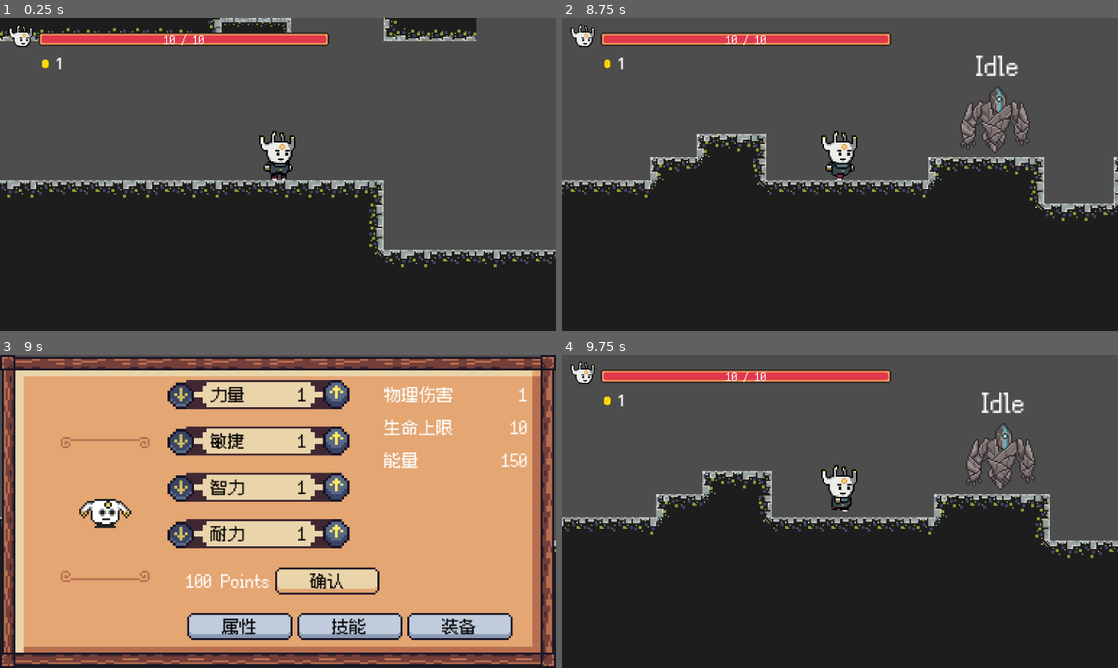
Above: before the commit, frames 1-4 (two rows, left to right).
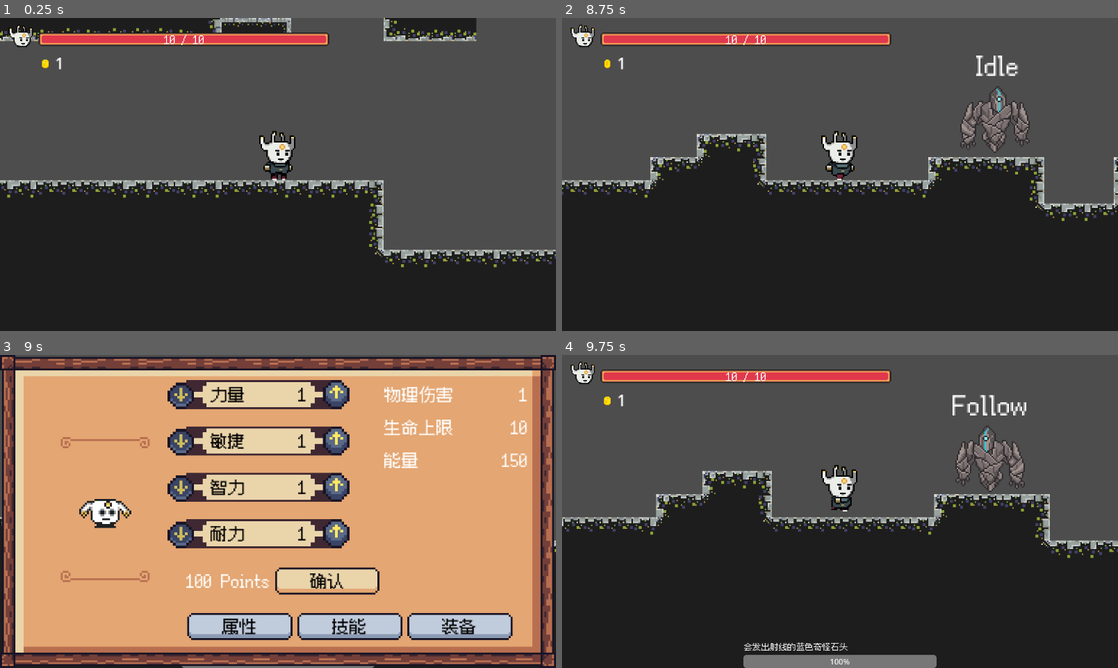
Above: after the commit, the same moments.

Repository: NaxxHua/brain-GD4-prototype
Game: Godot game, scene res://Scenes/main_scene.tscn
The game is run twice, just before and just after one commit, with the same random seed, the same clock (stepped at 60 frames per second) and the same inputs.
Inputs (mouse positions are in pixels of both pictures, inside the frame that each line leads up to):
- Up to frame 1 (0.25 s): no input
- Up to frame 2 (8.75 s): hold V (CharacterSheet) 0.53-1.28 s; hold Right (ui_right) 0.53-2 s; tap V (CharacterSheet) at 1.35, 7.35 s; click (901, 58) at 2.02 s; click (745, 58) at 2.75 s; click "确认" at 3.5 s; click "属性" at 4.25 s; click "技能" at 5 s; click "装备" at 5.75 s; tap Enter at 6.5 s; hold Left (ui_left) 6.53-7.28 s; hold V (CharacterSheet) 6.53-7.28 s; hold Right (ui_right) from 7.28 s (still down); tap Space at 8 s; hold V (CharacterSheet) from 8.03 s (still down)
- Up to frame 3 (9 s): release Right (ui_right) at 8.78 s; release V (CharacterSheet) at 8.78 s; hold Left (ui_left) from 8.78 s (still down); tap V (CharacterSheet) at 8.85 s
- Up to frame 4 (9.75 s): tap Enter at 9.5 s; release Left (ui_left) at 9.53 s; hold Right (ui_right) from 9.53 s (still down); hold V (CharacterSheet) from 9.53 s (still down)

Frames 1-2 are identical in both runs. In frame 3, 0.2% of the frame differs, in the area x 32-68%, y 99-100%; in frame 4, 3.7%, in the area x 32-86%, y 12-100%.

Commit message:
feat: finished states of idle -> follow -> melee (WIP)

Diff:
--- a/Scenes/Enemies/golem_boss.tscn
+++ b/Scenes/Enemies/golem_boss.tscn
@@ -1,27 +1,13 @@
-[gd_scene load_steps=20 format=3 uid="uid://p7mylbegwwkq"]
-
+[gd_scene load_steps=23 format=3 uid="uid://p7mylbegwwkq"]
+
+[ext_resource type="Script" path="res://Scripts/golem_boss.gd" id="1_qd345"]
 [ext_resource type="Texture2D" uid="uid://c0cholrf8su25" path="res://Sprites/Enemies/Mecha-stone Golem 0.1/PNG sheet/Character_sheet.png" id="1_yuxb4"]
 [ext_resource type="Texture2D" uid="uid://cyec3vvxaotuj" path="res://Sprites/Enemies/Mecha-stone Golem 0.1/weapon PNG/Laser_sheet.png" id="2_1okh8"]
 [ext_resource type="Script" path="res://Scripts/state.gd" id="3_ge3kq"]
 [ext_resource type="Theme" uid="uid://cp1yt30lt5sbr" path="res://Theme/BrainInAVat.tres" id="3_k56id"]
 [ext_resource type="Script" path="res://Scripts/FiniteStateMachine.gd" id="5_3t2t3"]
-
-[sub_resource type="Animation" id="Animation_kll0s"]
-resource_name = "laser"
-length = 1.87501
-step = 0.125
-tracks/0/type = "value"
-tracks/0/imported = false
-tracks/0/enabled = true
-tracks/0/path = NodePath("Pivot/Sprite2D:frame")
-tracks/0/interp = 1
-tracks/0/loop_wrap = true
-tracks/0/keys = {
-"times": PackedFloat32Array(0, 0.125, 0.25, 0.375, 0.5, 0.625, 0.75, 0.875, 1, 1.125, 1.25, 1.375, 1.5, 1.625, 1.875),
-"transitions": PackedFloat32Array(1, 1, 1, 1, 1, 1, 1, 1, 1, 1, 1, 1, 1, 1, 1),
-"update": 1,
-"values": [0, 1, 2, 3, 4, 5, 6, 7, 8, 9, 10, 11, 12, 13, 0]
-}
+[ext_resource type="Script" path="res://Scripts/Idle.gd" id="6_w0vp8"]
+[ext_resource type="Script" path="res://Scripts/Follow.gd" id="7_rhxfi"]
 
 [sub_resource type="Animation" id="Animation_h2qqo"]
 length = 0.001
@@ -62,6 +48,136 @@
 "values": [Color(1, 1, 1, 0)]
 }
 
+[sub_resource type="Animation" id="Animation_gs0s1"]
+resource_name = "armor_buff"
+length = 1.25001
+step = 0.125
+tracks/0/type = "value"
+tracks/0/imported = false
+tracks/0/enabled = true
+tracks/0/path = NodePath("Sprite2D:frame")
+tracks/0/interp = 1
+tracks/0/loop_wrap = true
+tracks/0/keys = {
+"times": PackedFloat32Array(0, 0.125, 0.25, 0.375, 0.5, 0.625, 0.75, 0.875, 1, 1.125),
+"transitions": PackedFloat32Array(1, 1, 1, 1, 1, 1, 1, 1, 1, 1),
+"update": 1,
+"values": [60, 61, 62, 63, 64, 65, 66, 67, 68, 69]
+}
+tracks/1/type = "value"
+tracks/1/imported = false
+tracks/1/enabled = true
+tracks/1/path = NodePath("Pivot/Sprite2D:frame")
+tracks/1/interp = 1
+tracks/1/loop_wrap = true
+tracks/1/keys = {
+"times": PackedFloat32Array(0),
+"transitions": PackedFloat32Array(1),
+"update": 1,
+"values": [0]
+}
+
+[sub_resource type="Animation" id="Animation_puokb"]
+resource_name = "block"
+step = 0.125
+tracks/0/type = "value"
+tracks/0/imported = false
+tracks/0/enabled = true
+tracks/0/path = NodePath("Sprite2D:frame")
+tracks/0/interp = 1
+tracks/0/loop_wrap = true
+tracks/0/keys = {
+"times": PackedFloat32Array(0, 0.125, 0.25, 0.375, 0.5, 0.625, 0.75, 0.875),
+"transitions": PackedFloat32Array(1, 1, 1, 1, 1, 1, 1, 1),
+"update": 1,
+"values": [30, 31, 32, 33, 34, 35, 36, 37]
+}
+tracks/1/type = "value"
+tracks/1/imported = false
+tracks/1/enabled = true
+tracks/1/path = NodePath("Pivot/Sprite2D:frame")
+tracks/1/interp = 1
+tracks/1/loop_wrap = true
+tracks/1/keys = {
+"times": PackedFloat32Array(0),
+"transitions": PackedFloat32Array(1),
+"update": 1,
+"values": [0]
+}
+
+[sub_resource type="Animation" id="Animation_txfbn"]
+resource_name = "boss_slained"
+length = 2.0
+tracks/0/type = "value"
+tracks/0/imported = false
+tracks/0/enabled = true
+tracks/0/path = NodePath("UI/Label:self_modulate")
+tracks/0/interp = 1
+tracks/0/loop_wrap = true
+tracks/0/keys = {
+"times": PackedFloat32Array(0, 0.5, 1.5, 2),
+"transitions": PackedFloat32Array(1, 1, 1, 1),
+"update": 0,
+"values": [Color(1, 1, 1, 0), Color(1, 1, 1, 1), Color(1, 1, 1, 1), Color(1, 1, 1, 0)]
+}
+
+[sub_resource type="Animation" id="Animation_aa1gt"]
+resource_name = "death"
+length = 1.75001
+step = 0.125
+tracks/0/type = "value"
+tracks/0/imported = false
+tracks/0/enabled = true
+tracks/0/path = NodePath("Sprite2D:frame")
+tracks/0/interp = 1
+tracks/0/loop_wrap = true
+tracks/0/keys = {
+"times": PackedFloat32Array(0, 0.125, 0.25, 0.375, 0.5, 0.625, 0.75, 0.875, 1, 1.125, 1.25, 1.375, 1.5, 1.625),
+"transitions": PackedFloat32Array(1, 1, 1, 1, 1, 1, 1, 1, 1, 1, 1, 1, 1, 1),
+"update": 1,
+"values": [70, 71, 72, 73, 74, 75, 76, 77, 78, 79, 80, 81, 82, 83]
+}
+tracks/1/type = "value"
+tracks/1/imported = false
+tracks/1/enabled = true
+tracks/1/path = NodePath("Pivot/Sprite2D:frame")
+tracks/1/interp = 1
+tracks/1/loop_wrap = true
+tracks/1/keys = {
+"times": PackedFloat32Array(0),
+"transitions": PackedFloat32Array(1),
+"update": 1,
+"values": [0]
+}
+
+[sub_resource type="Animation" id="Animation_yarq5"]
+resource_name = "glowing"
+step = 0.125
+tracks/0/type = "value"
+tracks/0/imported = false
+tracks/0/enabled = true
+tracks/0/path = NodePath("Sprite2D:frame")
+tracks/0/interp = 1
+tracks/0/loop_wrap = true
+tracks/0/keys = {
+"times": PackedFloat32Array(0, 0.125, 0.25, 0.375, 0.5, 0.625, 0.75, 0.875),
+"transitions": PackedFloat32Array(1, 1, 1, 1, 1, 1, 1, 1),
+"update": 1,
+"values": [10, 11, 12, 13, 14, 15, 16, 17]
+}
+tracks/1/type = "value"
+tracks/1/imported = false
+tracks/1/enabled = true
+tracks/1/path = NodePath("Pivot/Sprite2D:frame")
+tracks/1/interp = 1
+tracks/1/loop_wrap = true
+tracks/1/keys = {
+"times": PackedFloat32Array(0),
+"transitions": PackedFloat32Array(1),
+"update": 1,
+"values": [0]
+}
+
 [sub_resource type="Animation" id="Animation_m5t35"]
 resource_name = "idle"
 length = 0.500013
@@ -92,77 +208,38 @@
 "values": [0]
 }
 
-[sub_resource type="Animation" id="Animation_yarq5"]
-resource_name = "glowing"
-step = 0.125
-tracks/0/type = "value"
-tracks/0/imported = false
-tracks/0/enabled = true
-tracks/0/path = NodePath("Sprite2D:frame")
-tracks/0/interp = 1
-tracks/0/loop_wrap = true
-tracks/0/keys = {
-"times": PackedFloat32Array(0, 0.125, 0.25, 0.375, 0.5, 0.625, 0.75, 0.875),
-"transitions": PackedFloat32Array(1, 1, 1, 1, 1, 1, 1, 1),
-"update": 1,
-"values": [10, 11, 12, 13, 14, 15, 16, 17]
-}
-tracks/1/type = "value"
-tracks/1/imported = false
-tracks/1/enabled = true
-tracks/1/path = NodePath("Pivot/Sprite2D:frame")
-tracks/1/interp = 1
-tracks/1/loop_wrap = true
-tracks/1/keys = {
-"times": PackedFloat32Array(0),
-"transitions": PackedFloat32Array(1),
-"update": 1,
-"values": [0]
-}
-
-[sub_resource type="Animation" id="Animation_gpwuu"]
-resource_name = "ranged_attack"
-length = 1.12501
-step = 0.125
-tracks/0/type = "value"
-tracks/0/imported = false
-tracks/0/enabled = true
-tracks/0/path = NodePath("Sprite2D:frame")
-tracks/0/interp = 1
-tracks/0/loop_wrap = true
-tracks/0/keys = {
-"times": PackedFloat32Array(0, 0.125, 0.25, 0.375, 0.5, 0.625, 0.75, 0.875, 1),
-"transitions": PackedFloat32Array(1, 1, 1, 1, 1, 1, 1, 1, 1),
-"update": 1,
-"values": [20, 21, 22, 23, 24, 25, 26, 27, 28]
-}
-tracks/1/type = "value"
-tracks/1/imported = false
-tracks/1/enabled = true
-tracks/1/path = NodePath("Pivot/Sprite2D:frame")
-tracks/1/interp = 1
-tracks/1/loop_wrap = true
-tracks/1/keys = {
-"times": PackedFloat32Array(0),
-"transitions": PackedFloat32Array(1),
-"update": 1,
-"values": [0]
-}
-
-[sub_resource type="Animation" id="Animation_puokb"]
-resource_name = "block"
-step = 0.125
-tracks/0/type = "value"
-tracks/0/imported = false
-tracks/0/enabled = true
-tracks/0/path = NodePath("Sprite2D:frame")
-tracks/0/interp = 1
-tracks/0/loop_wrap = true
-tracks/0/keys = {
-"times": PackedFloat32Array(0, 0.125, 0.25, 0.375, 0.5, 0.625, 0.75, 0.875),
-"transitions": PackedFloat32Array(1, 1, 1, 1, 1, 1, 1, 1),
-"update": 1,
-"values": [30, 31, 32, 33, 34, 35, 36, 37]
+[sub_resource type="Animation" id="Animation_kll0s"]
+resource_name = "laser"
+length = 1.87501
+step = 0.125
+tracks/0/type = "value"
+tracks/0/imported = false
+tracks/0/enabled = true
+tracks/0/path = NodePath("Pivot/Sprite2D:frame")
+tracks/0/interp = 1
+tracks/0/loop_wrap = true
+tracks/0/keys = {
+"times": PackedFloat32Array(0, 0.125, 0.25, 0.375, 0.5, 0.625, 0.75, 0.875, 1, 1.125, 1.25, 1.375, 1.5, 1.625, 1.875),
+"transitions": PackedFloat32Array(1, 1, 1, 1, 1, 1, 1, 1, 1, 1, 1, 1, 1, 1, 1),
+"update": 1,
+"values": [0, 1, 2, 3, 4, 5, 6, 7, 8, 9, 10, 11, 12, 13, 0]
+}
+
+[sub_resource type="Animation" id="Animation_h0uxk"]
+resource_name = "laser_cast"
+length = 0.875013
+step = 0.125
+tracks/0/type = "value"
+tracks/0/imported = false
+tracks/0/enabled = true
+tracks/0/path = NodePath("Sprite2D:frame")
+tracks/0/interp = 1
+tracks/0/loop_wrap = true
+tracks/0/keys = {
+"times": PackedFloat32Array(0, 0.125, 0.25, 0.375, 0.5, 0.625, 0.75),
+"transitions": PackedFloat32Array(1, 1, 1, 1, 1, 1, 1),
+"update": 1,
+"values": [50, 51, 52, 53, 54, 55, 56]
 }
 tracks/1/type = "value"
 tracks/1/imported = false
@@ -207,107 +284,33 @@
 "values": [0]
 }
 
-[sub_resource type="Animation" id="Animation_h0uxk"]
-resource_name = "laser_cast"
-length = 0.875013
-step = 0.125
-tracks/0/type = "value"
-tracks/0/imported = false
-tracks/0/enabled = true
-tracks/0/path = NodePath("Sprite2D:frame")
-tracks/0/interp = 1
-tracks/0/loop_wrap = true
-tracks/0/keys = {
-"times": PackedFloat32Array(0, 0.125, 0.25, 0.375, 0.5, 0.625, 0.75),
-"transitions": PackedFloat32Array(1, 1, 1, 1, 1, 1, 1),
-"update": 1,
-"values": [50, 51, 52, 53, 54, 55, 56]
-}
-tracks/1/type = "value"
-tracks/1/imported = false
-tracks/1/enabled = true
-tracks/1/path = NodePath("Pivot/Sprite2D:frame")
-tracks/1/interp = 1
-tracks/1/loop_wrap = true
-tracks/1/keys = {
-"times": PackedFloat32Array(0),
-"transitions": PackedFloat32Array(1),
-"update": 1,
-"values": [0]
-}
-
-[sub_resource type="Animation" id="Animation_gs0s1"]
-resource_name = "armor_buff"
-length = 1.25001
-step = 0.125
-tracks/0/type = "value"
-tracks/0/imported = false
-tracks/0/enabled = true
-tracks/0/path = NodePath("Sprite2D:frame")
-tracks/0/interp = 1
-tracks/0/loop_wrap = true
-tracks/0/keys = {
-"times": PackedFloat32Array(0, 0.125, 0.25, 0.375, 0.5, 0.625, 0.75, 0.875, 1, 1.125),
-"transitions": PackedFloat32Array(1, 1, 1, 1, 1, 1, 1, 1, 1, 1),
-"update": 1,
-"values": [60, 61, 62, 63, 64, 65, 66, 67, 68, 69]
-}
-tracks/1/type = "value"
-tracks/1/imported = false
-tracks/1/enabled = true
-tracks/1/path = NodePath("Pivot/Sprite2D:frame")
-tracks/1/interp = 1
-tracks/1/loop_wrap = true
-tracks/1/keys = {
-"times": PackedFloat32Array(0),
-"transitions": PackedFloat32Array(1),
-"update": 1,
-"values": [0]
-}
-
-[sub_resource type="Animation" id="Animation_aa1gt"]
-resource_name = "death"
-length = 1.75001
-step = 0.125
-tracks/0/type = "value"
-tracks/0/imported = false
-tracks/0/enabled = true
-tracks/0/path = NodePath("Sprite2D:frame")
-tracks/0/interp = 1
-tracks/0/loop_wrap = true
-tracks/0/keys = {
-"times": PackedFloat32Array(0, 0.125, 0.25, 0.375, 0.5, 0.625, 0.75, 0.875, 1, 1.125, 1.25, 1.375, 1.5, 1.625),
-"transitions": PackedFloat32Array(1, 1, 1, 1, 1, 1, 1, 1, 1, 1, 1, 1, 1, 1),
-"update": 1,
-"values": [70, 71, 72, 73, 74, 75, 76, 77, 78, 79, 80, 81, 82, 83]
-}
-tracks/1/type = "value"
-tracks/1/imported = false
-tracks/1/enabled = true
-tracks/1/path = NodePath("Pivot/Sprite2D:frame")
-tracks/1/interp = 1
-tracks/1/loop_wrap = true
-tracks/1/keys = {
-"times": PackedFloat32Array(0),
-"transitions": PackedFloat32Array(1),
-"update": 1,
-"values": [0]
-}
-
-[sub_resource type="Animation" id="Animation_txfbn"]
-resource_name = "boss_slained"
-length = 2.0
-tracks/0/type = "value"
-tracks/0/imported = false
-tracks/0/enabled = true
-tracks/0/path = NodePath("UI/Label:self_modulate")
-tracks/0/interp = 1
-tracks/0/loop_wrap = true
-tracks/0/keys = {
-"times": PackedFloat32Array(0, 0.5, 1.5, 2),
-"transitions": PackedFloat32Array(1, 1, 1, 1),
-"update": 0,
-"values": [Color(1, 1, 1, 0), Color(1, 1, 1, 1), Color(1, 1, 1, 1), Color(1, 1, 1, 0)]
+[sub_resource type="Animation" id="Animation_gpwuu"]
+resource_name = "ranged_attack"
+length = 1.12501
+step = 0.125
+tracks/0/type = "value"
+tracks/0/imported = false
+tracks/0/enabled = true
+tracks/0/path = NodePath("Sprite2D:frame")
+tracks/0/interp = 1
+tracks/0/loop_wrap = true
+tracks/0/keys = {
+"times": PackedFloat32Array(0, 0.125, 0.25, 0.375, 0.5, 0.625, 0.75, 0.875, 1),
+"transitions": PackedFloat32Array(1, 1, 1, 1, 1, 1, 1, 1, 1),
+"update": 1,
+"values": [20, 21, 22, 23, 24, 25, 26, 27, 28]
+}
+tracks/1/type = "value"
+tracks/1/imported = false
+tracks/1/enabled = true
+tracks/1/path = NodePath("Pivot/Sprite2D:frame")
+tracks/1/interp = 1
+tracks/1/loop_wrap = true
+tracks/1/keys = {
+"times": PackedFloat32Array(0),
+"transitions": PackedFloat32Array(1),
+"update": 1,
+"values": [0]
 }
 
 [sub_resource type="AnimationLibrary" id="AnimationLibrary_ih4od"]
@@ -335,6 +338,7 @@
 [node name="GolemBoss" type="CharacterBody2D"]
 collision_layer = 2
 collision_mask = 0
+script = ExtResource("1_qd345")
 
 [node name="Sprite2D" type="Sprite2D" parent="."]
 texture = ExtResource("1_yuxb4")
@@ -431,10 +435,10 @@
 script = ExtResource("5_3t2t3")
 
 [node name="Idle" type="Node2D" parent="FiniteStateMachine"]
-script = ExtResource("3_ge3kq")
+script = ExtResource("6_w0vp8")
 
 [node name="Follow" type="Node2D" parent="FiniteStateMachine"]
-script = ExtResource("3_ge3kq")
+script = ExtResource("7_rhxfi")
 
 [node name="MeleeAttack" type="Node2D" parent="FiniteStateMachine"]
 script = ExtResource("3_ge3kq")
@@ -453,3 +457,5 @@
 
 [node name="Death" type="Node2D" parent="FiniteStateMachine"]
 script = ExtResource("3_ge3kq")
+
+[connection signal="body_entered" from="PlayerDetection" to="FiniteStateMachine/Idle" method="_on_player_detection_body_entered"]
--- /dev/null
+++ b/Scripts/Follow.gd
@@ -0,0 +1,17 @@
+extends State
+
+
+func enter():
+	super.enter()
+	owner.set_physics_process(true)
+	animation_player.play("idle")
+
+func exit():
+	super.exit()
+	owner.set_physics_process(false)
+
+func transition():
+	var distance = owner.direction.length()
+
+	if distance < 30:
+		get_parent().change_state("MeleeAttack")
--- /dev/null
+++ b/Scripts/Idle.gd
@@ -0,0 +1,20 @@
+extends State
+
+@onready var collision = $"../../PlayerDetection/CollisionShape2D"
+
+@onready var progress_bar = owner.find_child("ProgressBar")
+
+var player_enterted: bool = false:
+	set(value):
+		player_enterted = value
+		collision.set_deferred("disabled", value)
+		progress_bar.set_deferred("visible", value)
+
+func transition():
+	if player_enterted:
+		get_parent().change_state("Follow")
+
+
+func _on_player_detection_body_entered(body):
+	if body.name == "Player":
+		player_enterted = true
--- /dev/null
+++ b/Scripts/golem_boss.gd
@@ -0,0 +1,20 @@
+extends CharacterBody2D
+
+@onready var player = get_parent().find_child("Player")
+@onready var sprite = $Sprite2D
+
+var direction : Vector2
+
+func _ready():
+	set_physics_process(false)
+
+func _process(delta):
+	if direction.x < 0 :
+		sprite.flip_h = true
+	else:
+		sprite.flip_h = false
+
+func _physics_process(delta):
+	direction = player.position - position
+	velocity = direction.normalized() * 10
+	move_and_collide(velocity * delta)
